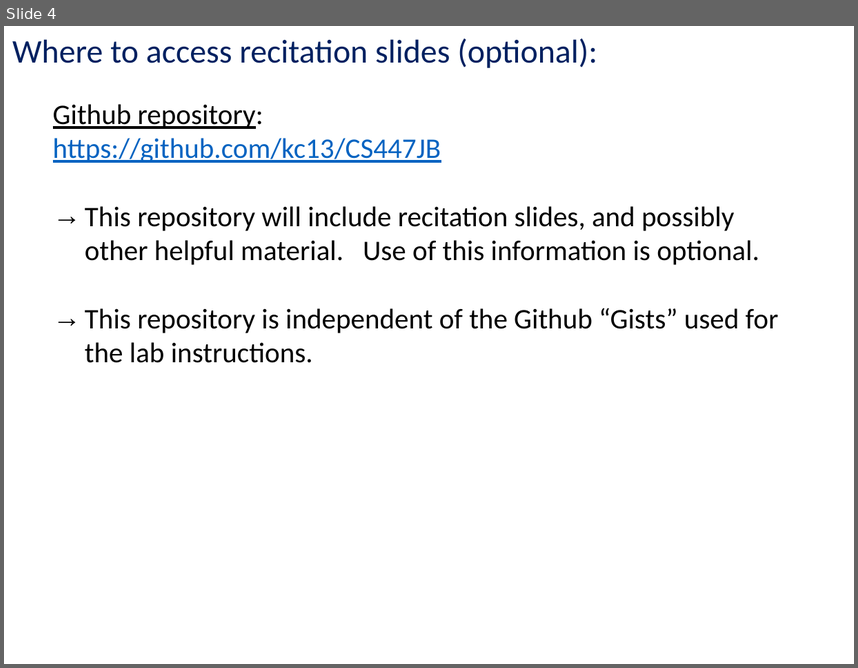
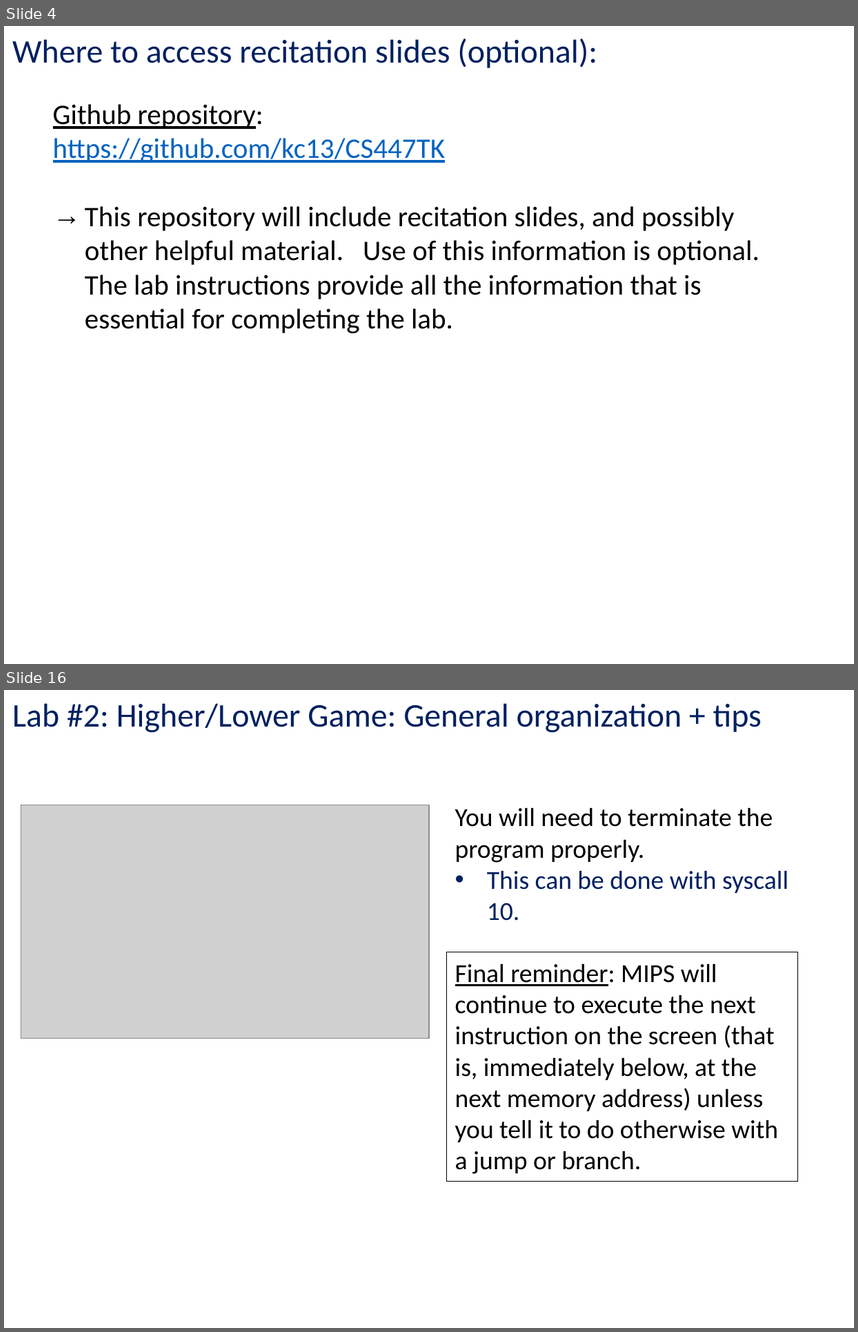
Before and after one commit to kc13/CS447TK, a slide deck: cs447tk_rec1_jan22.pptx. Shown one above the other, each under a label of ours: slide 4 before the commit, slides 4 and 16 after it; the slides between them are not shown. The pictures are 858x668 and 858x1332 pixels, drawn with LibreOffice and Linux fonts; fonts in the diff are those of the drawing; grey boxes stand for pictures. Boxes give left, top, right and bottom in pixels: in the first picture for what was removed or moved away, otherwise in the second. Text is boxed around its words. In the diff, an @@ line names an element or a change of style, - is before the commit and + after.

```diff
--- a/cs447tk_rec1_jan22.pptx
+++ b/cs447tk_rec1_jan22.pptx
@@ slide 16 added at bbox=[4, 690, 854, 1328], background #FFFFFF @@
@@ text added at bbox=[12, 703, 762, 733], 28 pt, text #002060 @@
+Lab #2: Higher/Lower Game: General organization + tips
@@ picture added at bbox=[21, 805, 429, 1038] @@
@@ text added at bbox=[455, 808, 789, 920], 22 pt, text #000000 @@
+You will need to terminate the program properly.
+• This can be done with syscall 10.
@@ rectangle added at bbox=[447, 952, 798, 1181], outline #000000 0.75 pt, 22 pt, text #000000 @@
+Final reminder: MIPS will continue to execute the next instruction on the screen (that is, immediately below, at the next memory address) unless you tell it to do otherwise with a jump or branch.
@@ slide 4 changed as well @@
@@ text at bbox=[53, 138, 760, 333]: text changed @@
-https://github.com/kc13/CS447JB
-→ This repository will include recitation slides, and possibly other helpful material. Use of this information is optional.
-→ This repository is independent of the Github “Gists” used for the lab instructions.
+https://github.com/kc13/CS447TK
+→ This repository will include recitation slides, and possibly other helpful material. Use of this information is optional. The lab instructions provide all the information that is essential for completing the lab.
```
Also in this commit, not shown: 3 other slides changed, 12 other slides added, 13 slides removed.
